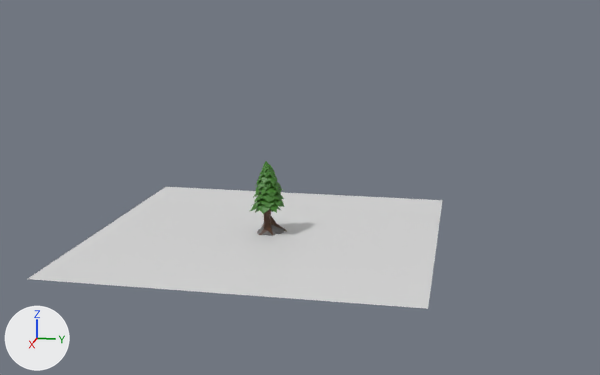
A saved change to the Blender file GameAssets/BlenderFiles/SpecialTrees.blend.
One viewpoint serves both versions: a camera (50 mm lens) standing at (105.2, 25.6, 34.2) and looking at (1.4, 4.9, 8.2). Arrows for +X, +Y and +Z are at lower left; the lights stay in place.

The first picture shows 'Cube', 'PineTree7', 'Plane', 'Stump4.001'.
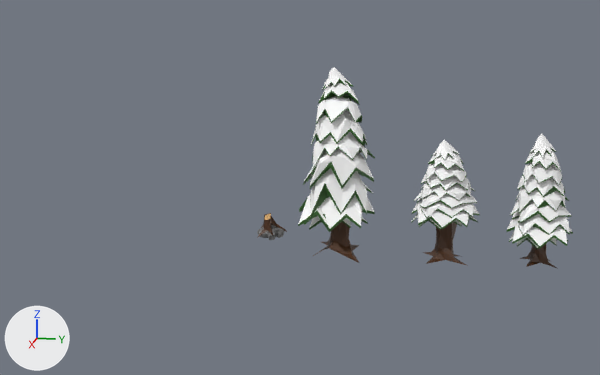
The change, as a list of edits to the scene's bpy script:
```text
Change me_cube_024:
    used by ob_stump4_001; parent = ob_pinetree7; location = (-5.474, 0.0, 1.165); scale = (0.424, 0.392, 1.24)
    remove me_cube_024.from_pydata(...)  # 64 vertices, 57 faces; spans x -1.3..2.01, y -2.03..3.56, z -1.22..0.19
    add me_cube_024.from_pydata(...)  # 142 vertices, 133 faces; spans x -3.48..2.58, y -3.52..3.96, z -1.76..4.14
    me_cube_024 part 1: the whole mesh is rebuilt
    add me_cube_024.materials.append(mat_material_001)  # picture img_greys_png
Remove ob_pinetree7:
    ob_pinetree7 = bpy.data.objects.new('PineTree7', me_cube_023)
Change ob_stump4_001:
    remove ob_stump4_001.parent = ob_pinetree7
    remove ob_stump4_001.matrix_parent_inverse = Matrix(((2.356, 0.0, 0.0, 12.9), (0.0, 2.55, 0.0, 0.0), (0.0, 0.0, 0.81, -0.943), (0.0, 0.0, 0.0, 1.0)))
Remove ob_cube:
    ob_cube = bpy.data.objects.new('Cube', me_cube)
Remove ob_plane:
    ob_plane = bpy.data.objects.new('Plane', me_plane)
Add ob_stall:
    ob_stall = bpy.data.objects.new('Stall', me_cube_005)  # 698 vertices, 679 faces; spans x -1.6..1.2, y -1.3..1.4, z -11.0..10.0; in mat_pinebranches_003 (picture img_lowpolypinetree_png_003), mat_tree_003 (picture img_lowpolypinetree_png_003), mat_trunk_003 (picture img_lowpolypinetree_png_003)
    ob_stall.location = (-0.56, 35.48, 7.95)
    ob_stall.scale = (3.57, 2.97, 0.817)
Add ob_stat:
    ob_stat = bpy.data.objects.new('STAT', me_cube_004)  # 698 vertices, 679 faces; spans x -1.5..1.4, y -1.8..1.9, z -10.9..13.5; in mat_pinebranches_002 (picture img_lowpolypinetree_png_002), mat_tree_002 (picture img_lowpolypinetree_png_002), mat_trunk_002 (picture img_lowpolypinetree_png_002)
    ob_stat.location = (-0.56, 23.61, 5.94)
    ob_stat.scale = (2.89, 2.4, 0.661)
Add ob_sfatl:
    ob_sfatl = bpy.data.objects.new('SFATL', me_cube_003)  # 697 vertices, 678 faces; spans x -5.64..4.91, y -5.15..5.0, z -1.09..6.72; in mat_trunk (picture img_lowpolypinetree_png), mat_pinebranches (picture img_lowpolypinetree_png), mat_tree (picture img_lowpolypinetree_png)
    ob_sfatl.location = (0.09, 9.72, 2.82)
    ob_sfatl.scale = (1.06, 0.977, 3.08)
```

Changed parts and their boxes [x1, y1, x2, y2] in the pictures (600 x 375 px):
'Plane', deleted
    before: [28, 187, 443, 309]
'SFATL', added
    after: [298, 67, 375, 263]
    faces in mat_pinebranches (picture img_lowpolypinetree_png): [298, 67, 375, 232]
    faces in mat_trunk (picture img_lowpolypinetree_png): [313, 234, 359, 263]
    faces in mat_tree (picture img_lowpolypinetree_png): [331, 96, 350, 247]
'Stall', added
    after: [507, 133, 573, 269]
    faces in mat_pinebranches_003 (picture img_lowpolypinetree_png_003): [507, 133, 573, 249]
    faces in mat_trunk_003 (picture img_lowpolypinetree_png_003): [520, 245, 558, 269]
'STAT', added
    after: [411, 140, 480, 265]
    faces in mat_pinebranches_002 (picture img_lowpolypinetree_png_002): [411, 140, 480, 230]
    faces in mat_tree_002 (picture img_lowpolypinetree_png_002): [436, 222, 457, 248]
    faces in mat_trunk_002 (picture img_lowpolypinetree_png_002): [423, 242, 466, 265]
'PineTree7', deleted (green)
    before: [250, 161, 284, 224]
    faces in mat_pinebranches_001 (picture img_lowpolypinetree_png_001): [250, 161, 284, 214]
'Stump4.001', moved
    before: [259, 214, 287, 235]
    after: [257, 213, 287, 240]
'Cube', deleted
    before: [257, 225, 284, 236]
